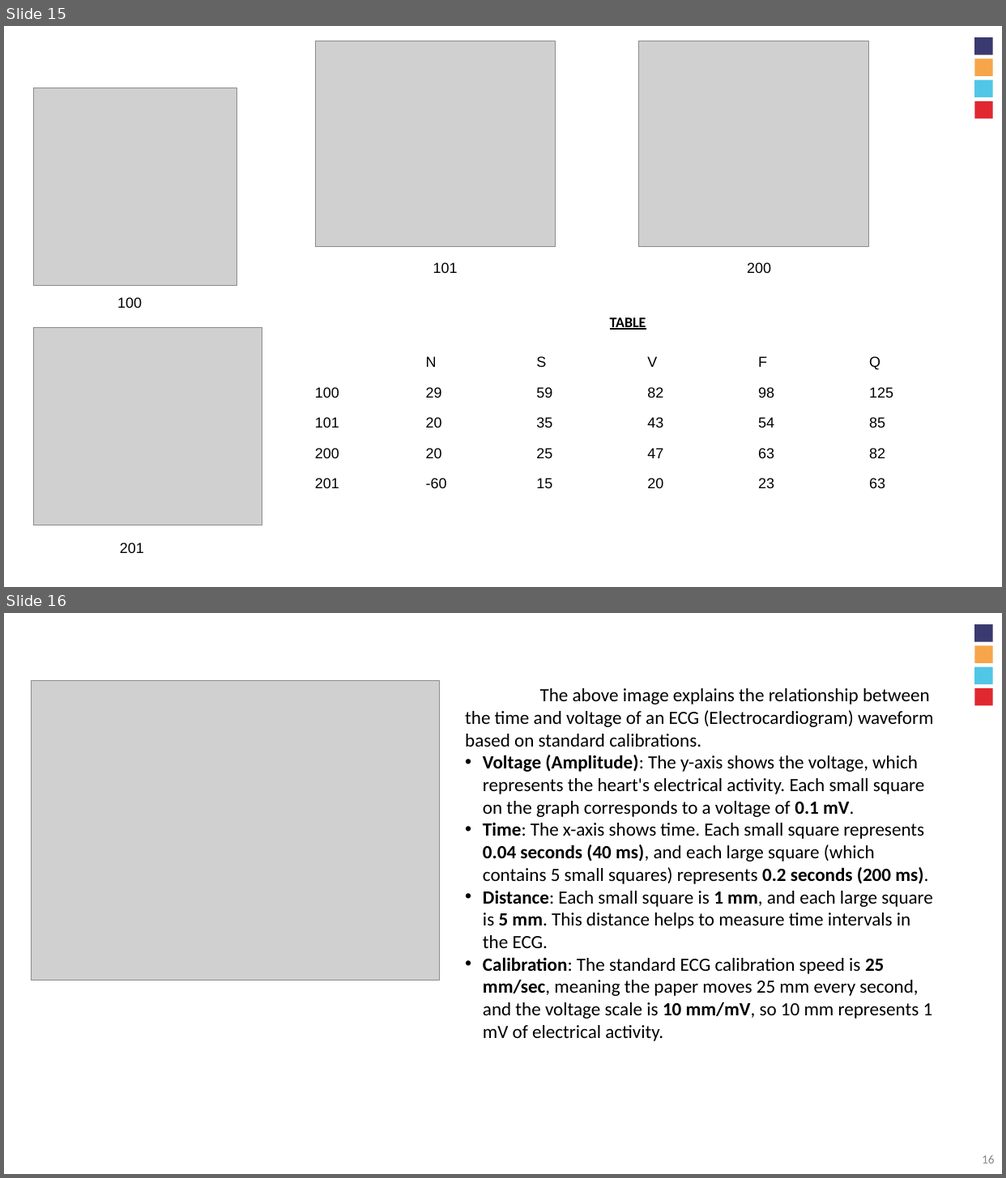
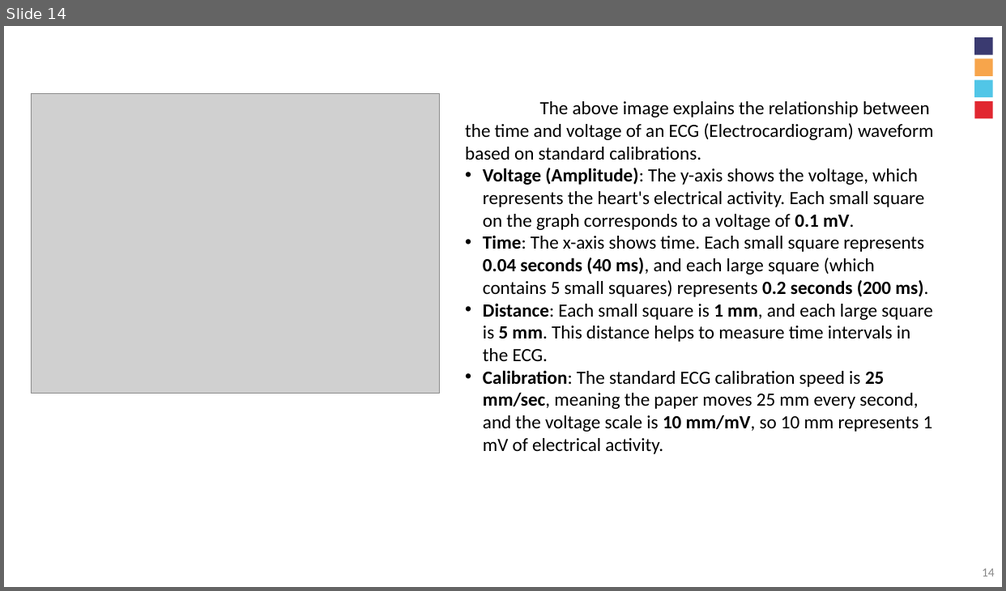
Before and after one commit to aakashbm/EECE_project_template, a slide deck: ECG_Arrhythmia_Capstone.pptx. Shown one above the other, each under a label of ours: slides 15 and 16 before the commit, slide 14 after it. The pictures are 1006x1178 and 1006x591 pixels, drawn with LibreOffice and Linux fonts; fonts in the diff are those of the drawing; grey boxes stand for pictures; background and template pictures are left out. Boxes give left, top, right and bottom in pixels: in the first picture for what was removed or moved away, otherwise in the second. Text is boxed around its words. In the diff, an @@ line names an element or a change of style, - is before the commit and + after.

```diff
--- a/ECG_Arrhythmia_Capstone.pptx
+++ b/ECG_Arrhythmia_Capstone.pptx
@@ slide 15 removed at [4,26,1002,587], background #FFFFFF; not listed: 4 template elements that a slide beside it also shows @@
@@ picture removed at [315,41,556,247] @@
@@ picture removed at [639,41,869,247] @@
@@ picture removed at [33,88,236,286] @@
@@ text removed at [433,263,458,273] @@
-101
@@ text removed at [747,263,771,273] @@
-200
@@ text removed at [117,297,142,308] @@
-100
@@ picture removed at [33,327,262,525] @@
@@ text removed at [610,318,646,330] @@
-TABLE
@@ table removed at [307,351,972,503], 5 rows, 6 columns @@
- | N | S | V | F | Q
-100 | 29 | 59 | 82 | 98 | 125
-101 | 20 | 35 | 43 | 54 | 85
-200 | 20 | 25 | 47 | 63 | 82
-201 | -60 | 15 | 20 | 23 | 63
@@ text removed at [120,543,144,553] @@
-201
@@ what was slide 16 is now slide 14 @@
@@ page number at [982,569,995,577]: text changed @@
-16
+14
```
Also in this commit, not shown: 6 slides added, 1 other slide removed.
